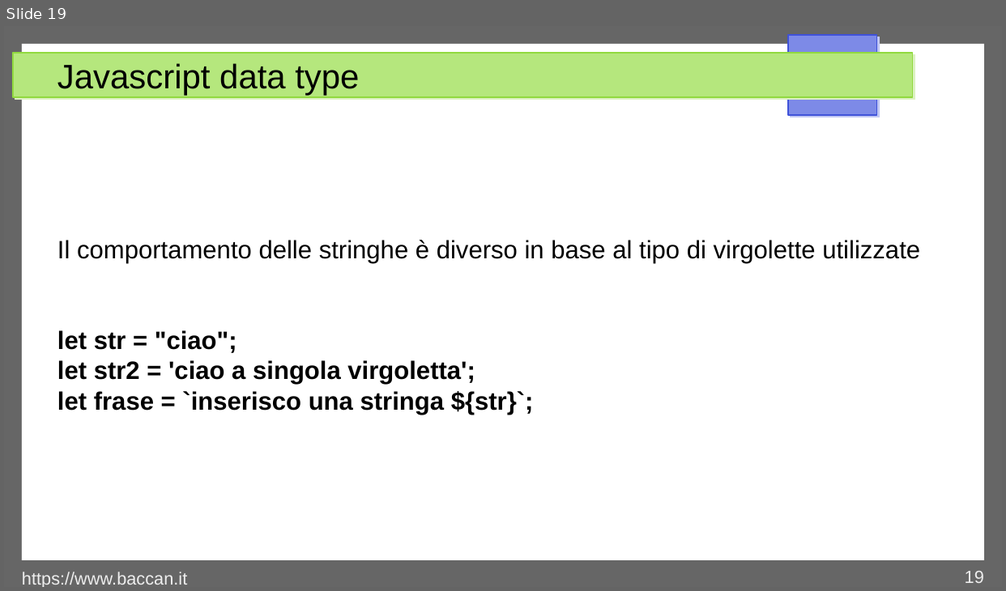
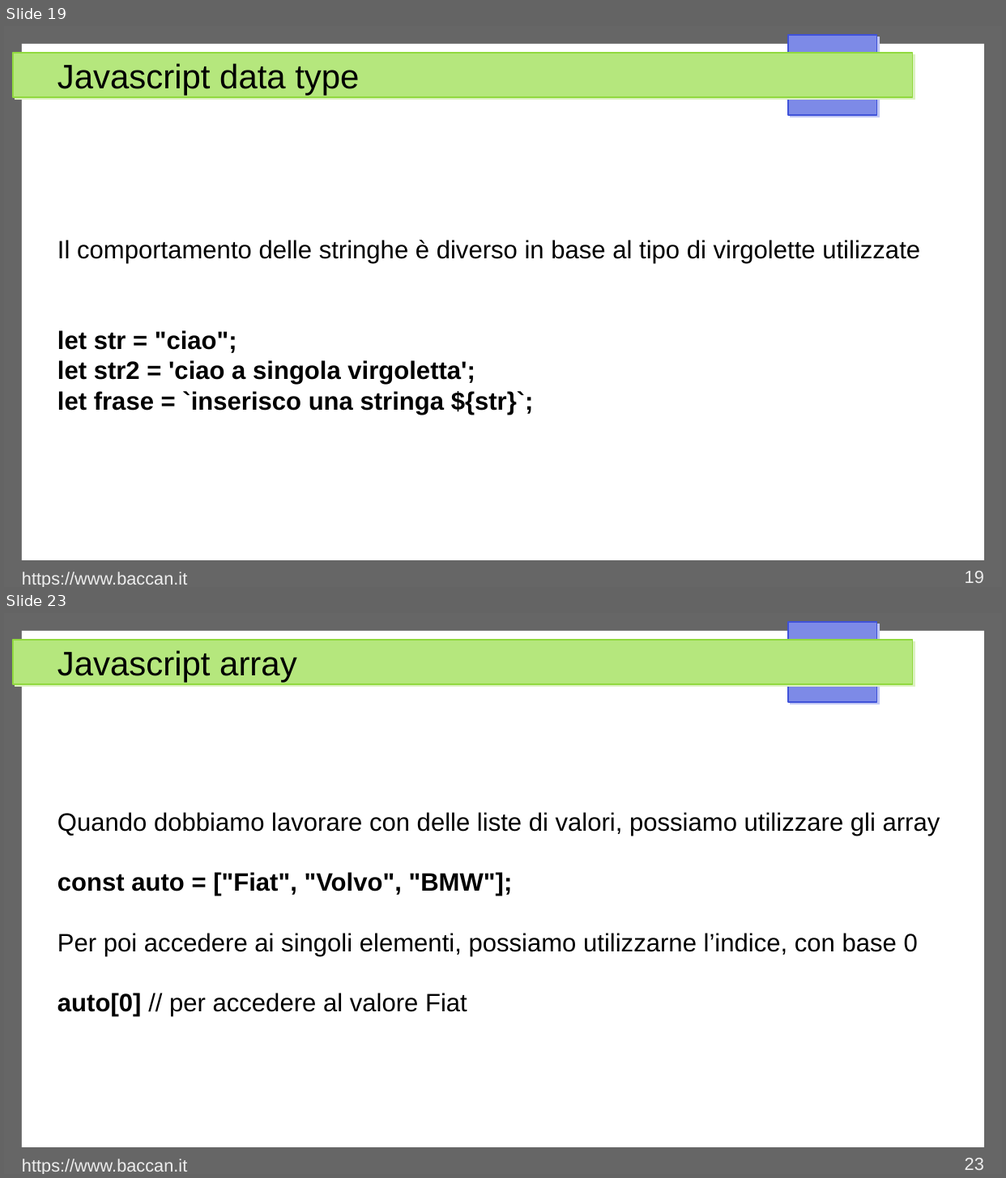
Before and after one commit to matteobaccan/CorsoJavascript, a slide deck: Chapter_Javascript.odp. Shown one above the other, each under a label of ours: slide 19 before the commit, slides 19 and 23 after it; the slides between them are not shown. The pictures are 1006x591 and 1006x1178 pixels, drawn with LibreOffice and Linux fonts; fonts in the diff are those of the drawing. Boxes give left, top, right and bottom in pixels: in the first picture for what was removed or moved away, otherwise in the second. Text is boxed around its words. In the diff, an @@ line names an element or a change of style, - is before the commit and + after.

```diff
--- a/Chapter_Javascript.odp
+++ b/Chapter_Javascript.odp
@@ slide 23 added at [4,613,1002,1174], background #FFFFFF; not listed: 4 template elements that a slide beside it also shows @@
@@ title added at [57,650,297,682], 27 pt, text #000000 @@
+Javascript array
@@ text added at [57,812,940,1017], 20 pt, text #000000 @@
+Quando dobbiamo lavorare con delle liste di valori, possiamo utilizzare gli array
+const auto = ["Fiat", "Volvo", "BMW"];
+Per poi accedere ai singoli elementi, possiamo utilizzarne l’indice, con base 0
+auto[0] // per accedere al valore Fiat
@@ text added at [22,1159,187,1174], 14 pt, text #EEEEEE @@
+https://www.baccan.it
@@ page number added at [965,1158,984,1170], 14 pt, text #EEEEEE @@
+23
```
Also in this commit, not shown: 1 slide changed, 5 other slides added.
